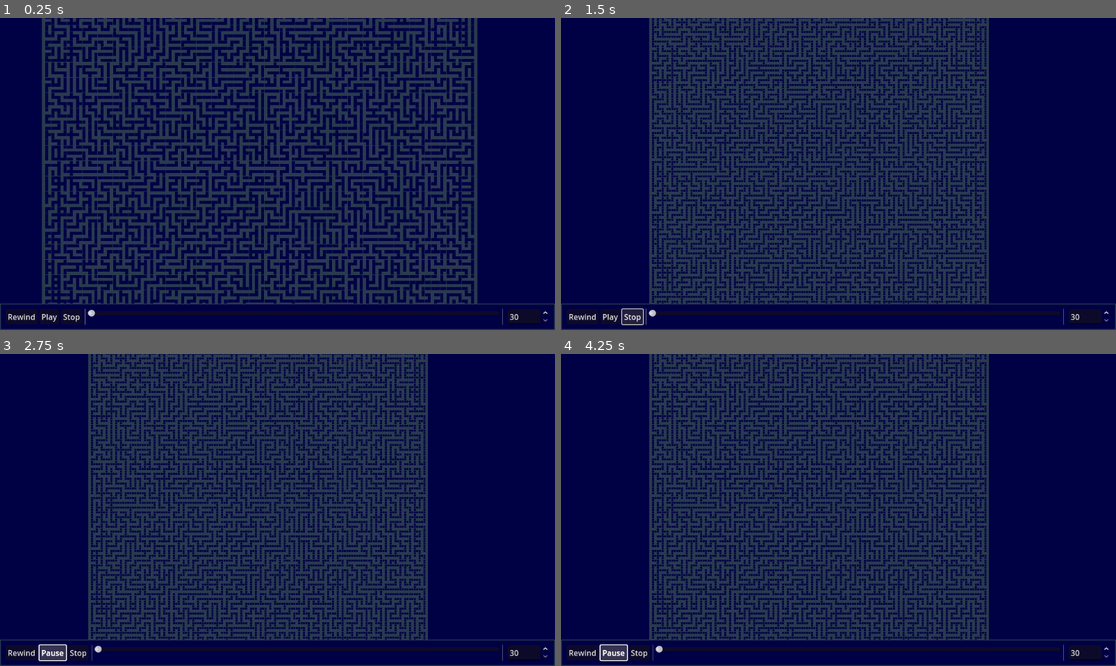
Above: before the commit, frames 1-4 (two rows, left to right).
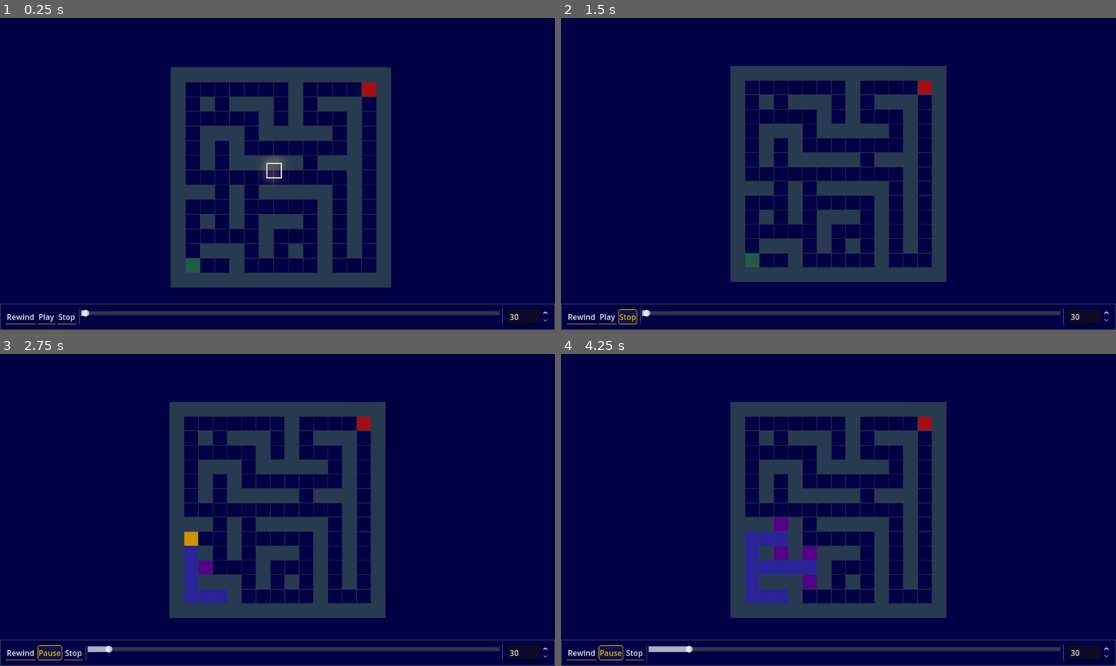
Above: after the commit, the same moments.

Repository: Foolminate/kintsugi-workbench
Game: Godot game, scene res://problems/advent-of-code/aoc-2024/16/day16.tscn
Two runs of this game, one before a commit and one after it. Both use one fixed random seed, a clock stepped at 60 frames per second and the inputs below.
Inputs:
- Up to frame 1 (0.25 s): no input
- Up to frame 2 (1.5 s): click "Rewind" at 0.5 s; click "Stop" at 1.25 s
- Up to frame 3 (2.75 s): click "Play" at 2 s
- Up to frame 4 (4.25 s): click "Pause" at 2.75 s; click "Play" at 3.5 s

The runs differ from the first frame. In frame 1, 40% of the frame differs, in the area x 1-90%, y 0-99%; in frame 2, 36%; in frame 3, 36%; in frame 4, 36%.

Commit message:
feat: main theme

Diff:
--- a/core/components/grid/grid_visualizer.tscn
+++ b/core/components/grid/grid_visualizer.tscn
@@ -29,14 +29,6 @@
 blend_mode = 1
 light_mode = 1
 
-[sub_resource type="Environment" id="Environment_vyy21"]
-background_mode = 3
-background_canvas_max_layer = 10
-glow_enabled = true
-glow_levels/7 = 1.0
-glow_blend_mode = 0
-glow_hdr_scale = 1.0
-
 [node name="GridVisualizer" type="TileMapLayer"]
 tile_map_data = PackedByteArray("AAAAAAAAAAAAAAAAAAAAAAEAAAAAAAAAAAAAAAIAAAAAAAAAAAAAAAMAAAAAAAAAAAAAAAQAAAAAAAAAAAAAAA …(4720 unchanged characters)…
 tile_set = SubResource("TileSet_pgfyg")
@@ -49,9 +41,6 @@
 offset_bottom = 50.0
 mouse_filter = 2
 border_color = Color(0.8627451, 0.68235296, 0.11372549, 1)
-border_width = 1.8
+border_width = 3.0
 editor_only = false
 script = ExtResource("2_vyy21")
-
-[node name="WorldEnvironment" type="WorldEnvironment" parent="."]
-environment = SubResource("Environment_vyy21")
--- a/core/components/grid/hover_cursor.gd
+++ b/core/components/grid/hover_cursor.gd
@@ -2,36 +2,37 @@
 
 @export var follow_speed: float = 0.1
 @export var pulse_max: float = 2.65
-@export var pulse_min: float = 2.6
+@export var pulse_min: float = 2.55
 @export var pulse_speed: float = 1
 
 var is_active: bool = false
 var pulse_tween: Tween
-var pulse_bright: Color = ThemeManager.FOCUS_A * pulse_max
-var pulse_dim: Color = ThemeManager.FOCUS_A * pulse_min
+var _fade_tween: Tween
 
 func _ready() -> void:
 	modulate.a = 0.0
 	_start_pulsing()
 
 func move_to(coords: Vector2) -> void:
+	if _fade_tween: _fade_tween.kill()
 	var move_tween: Tween = create_tween().set_parallel(true)
 	if not is_active:
 		is_active = true
 		position = coords
 		move_tween.tween_property(self, "modulate:a", 1.0, 0.1)
-		pulse_tween.play()
+		#pulse_tween.play()
 		return
 
 	move_tween.tween_property(self, "position", coords, follow_speed).set_trans(Tween.TRANS_QUAD).set_ease(Tween.EASE_OUT)
 
 func fade_out() -> void:
 	is_active = false
-	var fade_tween: Tween = create_tween()
-	fade_tween.tween_property(self, "modulate:a", 0.0, 0.3)
-	pulse_tween.stop()
+	_fade_tween = create_tween()
+	_fade_tween.tween_property(self, "modulate:a", 0.0, 0.3)
+	#pulse_tween.stop()
 
 func _start_pulsing() -> void:
-	pulse_tween = create_tween().set_loops()
-	pulse_tween.tween_property(self, "self_modulate:v", pulse_max, pulse_speed).set_trans(Tween.TRANS_SINE)
-	pulse_tween.tween_property(self, "self_modulate:v", pulse_min, pulse_speed).set_trans(Tween.TRANS_SINE)
+	pass
+	#pulse_tween = create_tween().set_loops()
+	#pulse_tween.tween_property(self, "self_modulate:v", pulse_max, pulse_speed).set_trans(Tween.TRANS_SINE)
+	#pulse_tween.tween_property(self, "self_modulate:v", pulse_min, pulse_speed).set_trans(Tween.TRANS_SINE)
--- a/core/components/ui/playback_controls.gd
+++ b/core/components/ui/playback_controls.gd
@@ -11,13 +11,16 @@
 @onready var play_pause_button: Button = %PlayPauseButton
 @onready var timeline_slider: HSlider = %TimelineSlider
 @onready var speed_selector: SpinBox = %SpeedSelector
+@onready var stop_button: Button = %StopButton
 
 var is_playing: bool = false
+var _glow: Color = Color(1, 1, 1)
+var _normal: Color = Color(1, 1, 1)
 
 func set_playback_state(playing: bool) -> void:
 	is_playing = playing
-	play_pause_button.text = "Pause" if playing else "Play"
-	play_pause_button.modulate = Color(1.5, 1.5, 1.5) if playing else Color(1, 1, 1)
+	if playing: _play()
+	else: _pause()
 
 func set_playback_speed(speed: float) -> void:
 	speed_selector.set_value_no_signal(speed)
@@ -33,15 +36,49 @@
 	timeline_slider.max_value = total_steps - 1
 	timeline_slider.set_value_no_signal(current_index)
 
+func _play() -> void:
+	play_pause_button.text = "Pause"
+	play_pause_button.modulate = _glow
+	play_pause_button.release_focus()
+
+func _pause() -> void:
+	play_pause_button.text = "Play"
+	play_pause_button.modulate = _normal
+	rewind_button.modulate = _normal
+	play_pause_button.release_focus()
+
+func _stop() -> void:
+	_pause()
+	on_stop_pressed.emit()
+	stop_button.release_focus()
+
+func _reverse() -> void:
+	rewind_button.modulate = _glow
+	on_rewind_pressed.emit()
+	rewind_button.release_focus()
+
+func _timeline_focus() -> void:
+	timeline_slider.modulate = _glow
+
+func _timeline_unfocus() -> void:
+	timeline_slider.modulate = _normal
+
 func _ready() -> void:
 	play_pause_button.pressed.connect(_on_play_pause_toggled)
-	%StopButton.pressed.connect(func(): on_stop_pressed.emit())
-	%RewindButton.pressed.connect(func(): on_rewind_pressed.emit())
+	stop_button.pressed.connect(_stop)
+	rewind_button.pressed.connect(_reverse)
+	timeline_slider.focus_entered.connect(_timeline_focus)
+	timeline_slider.focus_exited.connect(_timeline_unfocus)
 	timeline_slider.value_changed.connect(func(value): on_step_requested.emit(int(value)))
-	speed_selector.value_changed.connect(func(value: float): on_speed_changed.emit(value))
+	timeline_slider.drag_ended.connect(func(_v): timeline_slider.release_focus())
+	speed_selector.value_changed.connect(func(value): on_speed_changed.emit(value))
+
+	set_playback_state(is_playing)
 
 func _on_play_pause_toggled() -> void:
 	if is_playing:
 		on_pause_pressed.emit()
+		_pause()
 	else:
 		on_play_pressed.emit()
+		_play()
--- a/core/engine/conductor.gd
+++ b/core/engine/conductor.gd
@@ -80,6 +80,7 @@
     _divergence_rewind_time = seconds
 
 func seek(index: int) -> void:
+    _is_playing = false
     index = clamp(index, -1, _trace.size() - 1)
     while _head < index:
         step(1)
--- a/core/engine/orchestrator.gd
+++ b/core/engine/orchestrator.gd
@@ -1,11 +1,11 @@
 class_name Orchestrator
-extends Node
+extends Control
 
 ## The central hub connecting Logic (Solver), Data (Grid), and View (Visualizer).
 ## It manages the "Source of Truth" for the grid and coordinates the hot-swap workflow.
 
-@onready var camera: Camera2D = $Camera2D
-@onready var grid_visualizer: GridVisualizer = $GridVisualizer
+@onready var camera: Camera2D = %Camera2D
+@onready var grid_visualizer: GridVisualizer = %GridVisualizer
 @onready var conductor: Conductor = $Conductor
 @onready var playback_controls: PanelContainer = %PlaybackControls
 
--- /dev/null
+++ b/core/theme/main_theme.tres
@@ -0,0 +1,80 @@
+[gd_resource type="Theme" load_steps=8 format=3 uid="uid://byojveo8owfs7"]
+
+[sub_resource type="StyleBoxFlat" id="StyleBoxFlat_65i50"]
+bg_color = Color(0.1680183, 0.23209421, 0.30943933, 0.35000002)
+border_width_left = 2
+border_width_top = 2
+border_width_right = 2
+border_width_bottom = 2
+border_color = Color(0.8627451, 0.68235296, 0.11372549, 1)
+border_blend = true
+corner_radius_top_left = 4
+corner_radius_top_right = 4
+corner_radius_bottom_right = 4
+corner_radius_bottom_left = 4
+
+[sub_resource type="StyleBoxFlat" id="StyleBoxFlat_2wc3i"]
+content_margin_left = 2.0
+content_margin_top = 2.0
+content_margin_right = 2.0
+bg_color = Color(0.023529412, 0, 0.27058825, 1)
+border_width_bottom = 2
+border_color = Color(0.8627451, 0.68235296, 0.11372549, 1)
+border_blend = true
+
+[sub_resource type="StyleBoxFlat" id="StyleBoxFlat_ypyd6"]
+bg_color = Color(0, 0, 0, 0.05)
+border_width_left = 2
+border_width_top = 2
+border_width_right = 2
+border_width_bottom = 2
+border_color = Color(0.8627451, 0.68235296, 0.11372549, 1)
+corner_radius_top_left = 4
+corner_radius_top_right = 4
+corner_radius_bottom_right = 4
+corner_radius_bottom_left = 4
+shadow_size = 4
+
+[sub_resource type="StyleBoxFlat" id="StyleBoxFlat_gll0j"]
+bg_color = Color(0.89420825, 0.90982777, 0.9452769, 0.70000005)
+expand_margin_left = 2.0
+expand_margin_top = 2.0
+expand_margin_right = 2.0
+expand_margin_bottom = 2.0
+
+[sub_resource type="StyleBoxFlat" id="StyleBoxFlat_u7a63"]
+bg_color = Color(1.17, 0.929, 0.168, 1)
+
+[sub_resource type="StyleBoxFlat" id="StyleBoxFlat_dj86d"]
+content_margin_top = 4.0
+content_margin_bottom = 4.0
+bg_color = Color(0.16862746, 0.23137255, 0.30980393, 1)
+
+[sub_resource type="StyleBoxFlat" id="StyleBoxFlat_t71dw"]
+bg_color = Color(0.023529412, 0, 0.27058825, 1)
+border_width_left = 2
+border_width_top = 2
+border_width_right = 2
+border_width_bottom = 2
+border_color = Color(0.16862746, 0.23137255, 0.30980393, 1)
+corner_radius_top_left = 4
+corner_radius_top_right = 4
+corner_radius_bottom_right = 4
+corner_radius_bottom_left = 4
+shadow_color = Color(0, 0, 0, 0.8)
+shadow_size = 4
+
+[resource]
+Button/colors/font_color = Color(0.89411765, 0.9098039, 0.94509804, 1)
+Button/colors/font_disabled_color = Color(0.89420825, 0.90982777, 0.9452769, 0.5)
+Button/colors/font_focus_color = Color(0.8627451, 0.68235296, 0.11372549, 1)
+Button/colors/font_hover_color = Color(0.8627451, 0.68235296, 0.11372549, 1)
+Button/colors/font_hover_pressed_color = Color(0.8627451, 0.68235296, 0.11372549, 1)
+Button/colors/font_pressed_color = Color(0.8627451, 0.68235296, 0.11372549, 1)
+Button/styles/hover = SubResource("StyleBoxFlat_65i50")
+Button/styles/normal = SubResource("StyleBoxFlat_2wc3i")
+Button/styles/pressed = SubResource("StyleBoxFlat_ypyd6")
+HSlider/styles/grabber_area = SubResource("StyleBoxFlat_gll0j")
+HSlider/styles/grabber_area_highlight = SubResource("StyleBoxFlat_u7a63")
+HSlider/styles/slider = SubResource("StyleBoxFlat_dj86d")
+Panel/styles/panel = SubResource("StyleBoxFlat_t71dw")
--- a/problems/advent-of-code/aoc-2024/16/day16.tscn
+++ b/problems/advent-of-code/aoc-2024/16/day16.tscn
@@ -1,47 +1,9 @@
-[gd_scene load_steps=10 format=3 uid="uid://cjt6ik5w2bq5c"]
+[gd_scene load_steps=4 format=3 uid="uid://cjt6ik5w2bq5c"]
 
-[ext_resource type="Script" uid="uid://oiisyuh2r2tx" path="res://core/engine/orchestrator.gd" id="1_7xwwu"]
+[ext_resource type="PackedScene" uid="uid://dgnqcdr03m2ed" path="res://problems/templates/aoc_base.tscn" id="1_7xwwu"]
 [ext_resource type="Script" uid="uid://cbrg7a0bfixmh" path="res://problems/advent-of-code/aoc-2024/16/day16_solver.gd" id="2_r3ld2"]
-[ext_resource type="Script" uid="uid://bosjr8hgu4ogc" path="res://problems/templates/camera_controller.gd" id="2_tmm2l"]
-[ext_resource type="PackedScene" uid="uid://dl22h5lactcuq" path="res://core/components/grid/grid_visualizer.tscn" id="3_fc6nv"]
-[ext_resource type="Resource" uid="uid://bjby7pjumr8y6" path="res://problems/advent-of-code/aoc-2024/16/day16_puzzle_input.tres" id="3_fqc0c"]
-[ext_resource type="Script" uid="uid://m15f52anl713" path="res://problems/templates/default_settings.gd" id="4_y2524"]
-[ext_resource type="PackedScene" uid="uid://d0l4q4b3pkl8g" path="res://core/components/ui/playback_controls.tscn" id="5_fqc0c"]
-[ext_resource type="Script" uid="uid://cm131hj1jnwr4" path="res://core/engine/conductor.gd" id="6_pf1di"]
+[ext_resource type="Resource" uid="uid://bvmqutetokg7y" path="res://problems/advent-of-code/aoc-2024/16/day16_example.tres" id="3_y2524"]
 
-[sub_resource type="Resource" id="Resource_y2524"]
-script = ExtResource("4_y2524")
-metadata/_custom_type_script = "uid://m15f52anl713"
-
-[node name="AocBase" type="Node2D"]
-script = ExtResource("1_7xwwu")
+[node name="AocBase" instance=ExtResource("1_7xwwu")]
 solver_script = ExtResource("2_r3ld2")
-puzzle_input = ExtResource("3_fqc0c")
-settings = SubResource("Resource_y2524")
-
-[node name="Camera2D" type="Camera2D" parent="."]
-offset = Vector2(400, 400)
-process_callback = 0
-position_smoothing_speed = 10.0
-editor_draw_limits = true
-script = ExtResource("2_tmm2l")
-
-[node name="UiLayer" type="CanvasLayer" parent="."]
-
-[node name="PlaybackControls" parent="UiLayer" instance=ExtResource("5_fqc0c")]
-unique_name_in_owner = true
-
-[node name="GridVisualizer" parent="." instance=ExtResource("3_fc6nv")]
-z_index = -1
-
-[node name="BackgroundLayer" type="CanvasLayer" parent="."]
-visible = false
-
-[node name="Background" type="ColorRect" parent="BackgroundLayer"]
-visible = false
-z_index = -10
-offset_right = 40.0
-offset_bottom = 40.0
-
-[node name="Conductor" type="Node" parent="."]
-script = ExtResource("6_pf1di")
+puzzle_input = ExtResource("3_y2524")
--- a/problems/templates/aoc_base.tscn
+++ b/problems/templates/aoc_base.tscn
@@ -11,11 +11,55 @@
 script = ExtResource("2_jm3md")
 metadata/_custom_type_script = "uid://m15f52anl713"
 
-[node name="AocBase" type="Node2D"]
+[sub_resource type="Environment" id="Environment_jm3md"]
+background_mode = 3
+background_canvas_max_layer = 10
+glow_enabled = true
+glow_levels/2 = 1.0
+glow_levels/5 = 0.0
+glow_intensity = 1.0
+glow_strength = 1.4
+glow_blend_mode = 0
+
+[node name="AocBase" type="Control"]
+layout_mode = 3
+anchors_preset = 15
+anchor_right = 1.0
+anchor_bottom = 1.0
+grow_horizontal = 2
+grow_vertical = 2
 script = ExtResource("1_rqq8a")
 settings = SubResource("Resource_u8w4m")
 
-[node name="Camera2D" type="Camera2D" parent="."]
+[node name="Conductor" type="Node" parent="."]
+script = ExtResource("4_itbju")
+
+[node name="SubViewportContainer" type="SubViewportContainer" parent="."]
+layout_mode = 1
+anchors_preset = 15
+anchor_right = 1.0
+anchor_bottom = 1.0
+grow_horizontal = 2
+grow_vertical = 2
+stretch = true
+
+[node name="SubViewport" type="SubViewport" parent="SubViewportContainer"]
+own_world_3d = true
+transparent_bg = true
+handle_input_locally = false
+use_hdr_2d = true
+size = Vector2i(1152, 648)
+size_2d_override = Vector2i(1152, 648)
+render_target_update_mode = 4
+
+[node name="GridVisualizer" parent="SubViewportContainer/SubViewport" instance=ExtResource("2_rqq8a")]
+unique_name_in_owner = true
+
+[node name="WorldEnvironment" type="WorldEnvironment" parent="SubViewportContainer/SubViewport"]
+environment = SubResource("Environment_jm3md")
+
+[node name="Camera2D" type="Camera2D" parent="SubViewportContainer/SubViewport"]
+unique_name_in_owner = true
 process_callback = 0
 position_smoothing_speed = 10.0
 editor_draw_limits = true
@@ -23,19 +67,18 @@
 
 [node name="UiLayer" type="CanvasLayer" parent="."]
 
-[node name="PlaybackControls" parent="UiLayer" instance=ExtResource("3_lfe46")]
+[node name="UiRoot" type="MarginContainer" parent="UiLayer"]
+anchors_preset = 12
+anchor_top = 1.0
+anchor_right = 1.0
+anchor_bottom = 1.0
+offset_top = -55.0
+grow_horizontal = 2
+grow_vertical = 0
+
+[node name="PlaybackControls" parent="UiLayer/UiRoot" instance=ExtResource("3_lfe46")]
 unique_name_in_owner = true
+layout_mode = 2
 
-[node name="GridVisualizer" parent="." instance=ExtResource("2_rqq8a")]
-z_index = -1
-
-[node name="BackgroundLayer" type="CanvasLayer" parent="."]
-
-[node name="Background" type="ColorRect" parent="BackgroundLayer"]
-visible = false
-z_index = -10
-offset_right = 40.0
-offset_bottom = 40.0
-
-[node name="Conductor" type="Node" parent="."]
-script = ExtResource("4_itbju")
+[node name="UiWorldEnvironment" type="WorldEnvironment" parent="UiLayer"]
+environment = SubResource("Environment_jm3md")
--- a/problems/templates/camera_controller.gd
+++ b/problems/templates/camera_controller.gd
@@ -9,17 +9,23 @@
 var _target_zoom: float = 1.0
 var _zoom_tween: Tween
 
-# FIX: Zoom to screen pos, not grid pos
-# FIX: center on grid_visualizer on load and resize
 func frame_rect(rect: Rect2, padding: float = 100.0, duration: float = zoom_duration) -> void:
 	if rect.size == Vector2.ZERO:
 		return
 
-	# Calculate the zoom
-	var viewport_size = get_viewport_rect().size
+	# Use the actual viewport size from the SubViewport
+	var viewport_size = get_viewport().get_visible_rect().size
+
+	# Safety check: If the viewport hasn't initialized its size yet,
+	# wait for the next frame or use a default.
+	if viewport_size.x <= 2:
+		await get_tree().process_frame
+		viewport_size = get_viewport().get_visible_rect().size
+
 	var usable_space = viewport_size - Vector2(padding, padding) * 2
 	var zoom_x = usable_space.x / rect.size.x
 	var zoom_y = usable_space.y / rect.size.y
+
 	_target_zoom = clamp(min(zoom_x, zoom_y), min_zoom, max_zoom)
 
 	if _zoom_tween: _zoom_tween.kill()
--- a/project.godot
+++ b/project.godot
@@ -23,6 +23,10 @@
 
 project/assembly_name="kintsugi-workbench"
 
+[gui]
+
+theme/custom="uid://byojveo8owfs7"
+
 [input]
 
 camera_pan={
Not shown: 1 places in core/components/grid/grid_visualizer.tscn that only renumber resources
Not shown: 1 places in problems/templates/aoc_base.tscn that only renumber resources
Not shown, changed: GEMINI.md
